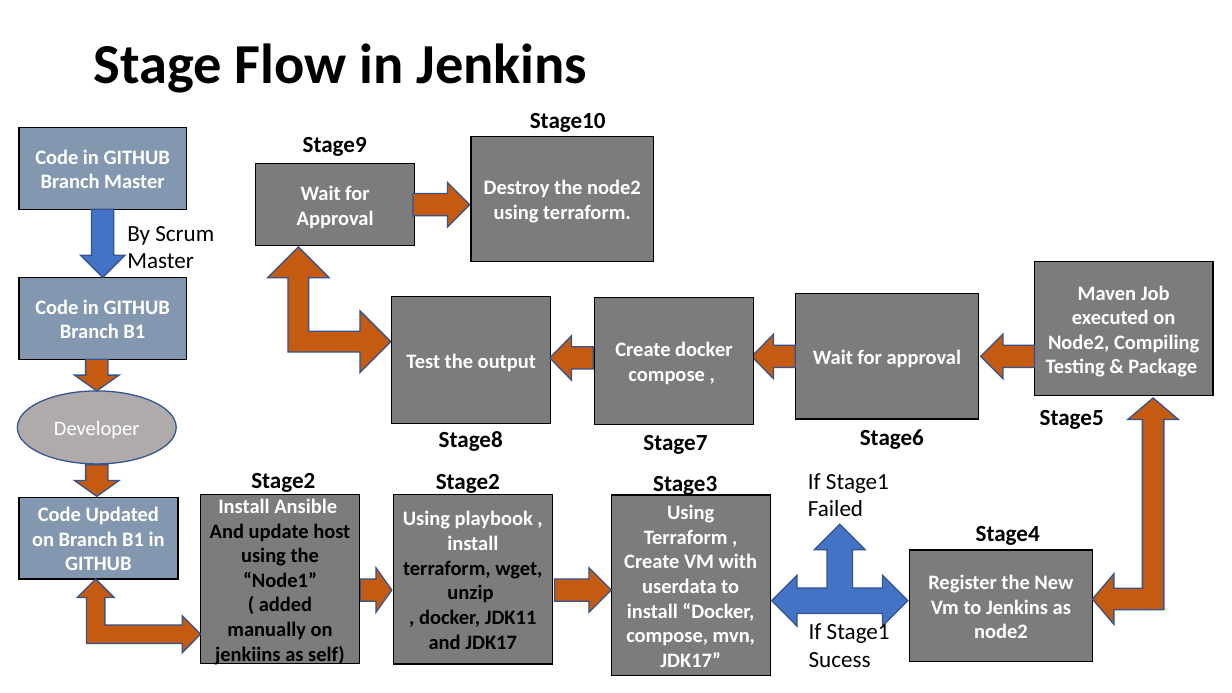
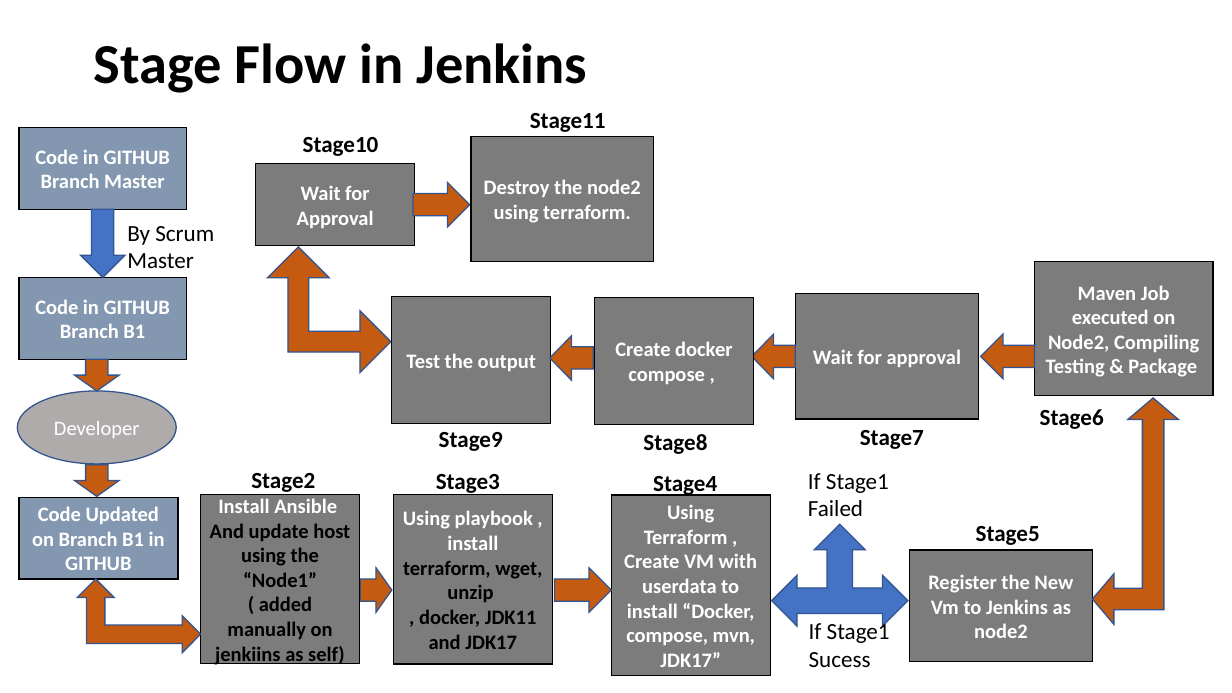
Before and after one commit to cloudvishwa/cognixia-devops-b1-oct24, a slide deck: slide 5 of D26/az-Jenkins-Docker-Terraform-Ansible Lab Scenario.pptx. Drawn at 1232x693 pixels with LibreOffice and Linux fonts; fonts in the diff are those of the drawing. Boxes give left, top, right and bottom in pixels: in the first picture for what was removed or moved away, otherwise in the second. Text is boxed around its words. In the diff, an @@ line names an element or a change of style, - is before the commit and + after.

```diff
--- a/D26/az-Jenkins-Docker-Terraform-Ansible Lab Scenario.pptx
+++ b/D26/az-Jenkins-Docker-Terraform-Ansible Lab Scenario.pptx
@@ text at bbox=[530, 113, 606, 132]: text changed @@
-Stage10
+Stage11
@@ text at bbox=[303, 137, 379, 156]: text changed @@
-Stage9
+Stage10
@@ text at bbox=[1040, 409, 1104, 429]: text changed @@
-Stage5
+Stage6
@@ text at bbox=[439, 432, 503, 451]: text changed @@
-Stage8
+Stage9
@@ text at bbox=[643, 434, 707, 454]: text changed @@
-Stage7
+Stage8
@@ text at bbox=[860, 430, 924, 449]: text changed @@
-Stage6
+Stage7
@@ text at bbox=[436, 474, 500, 496]: text changed @@
-Stage2
+Stage3
@@ text at bbox=[653, 476, 717, 498]: text changed @@
-Stage3
+Stage4
@@ text at bbox=[976, 526, 1040, 545]: text changed @@
-Stage4
+Stage5
```
Also in this commit, not shown: 2 other files.
